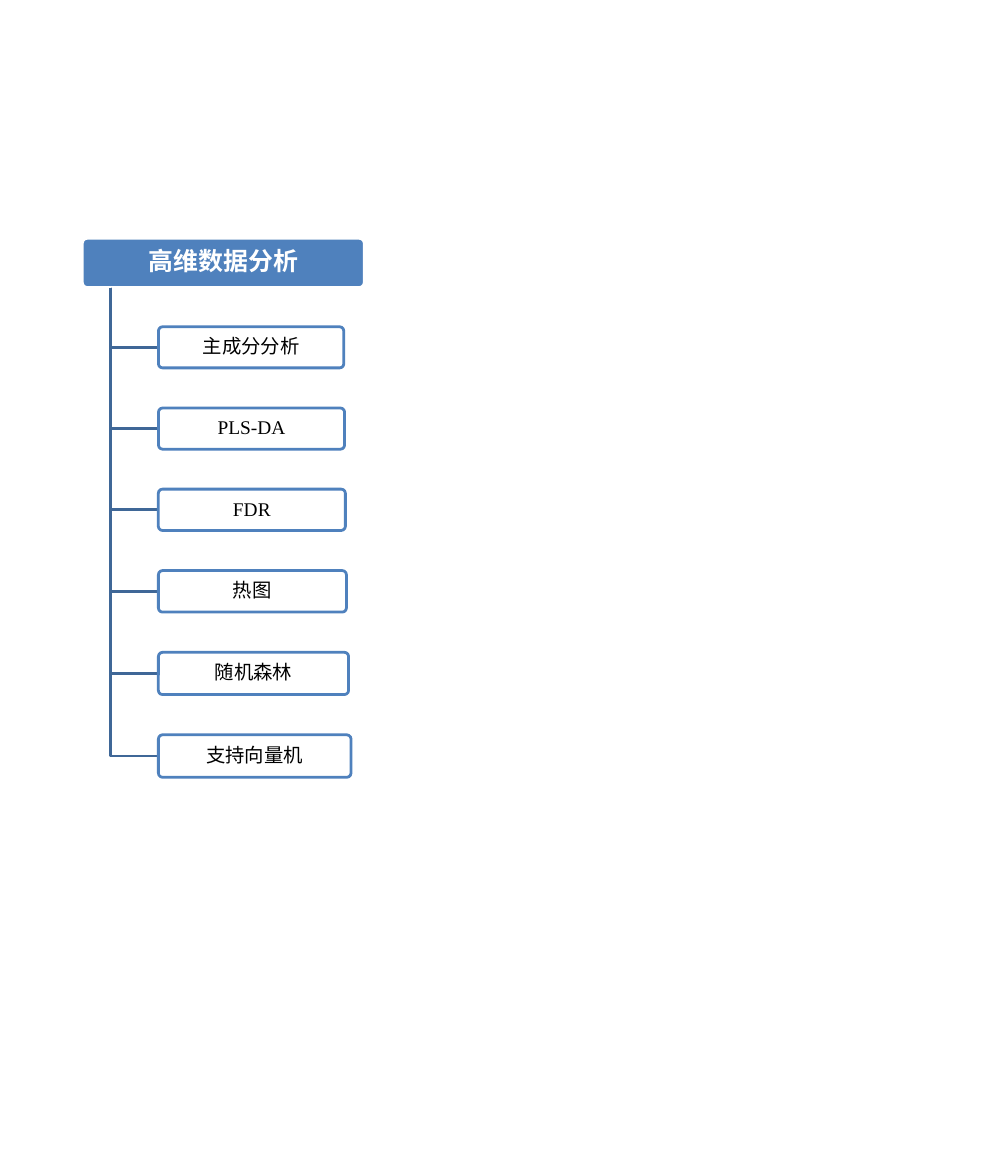
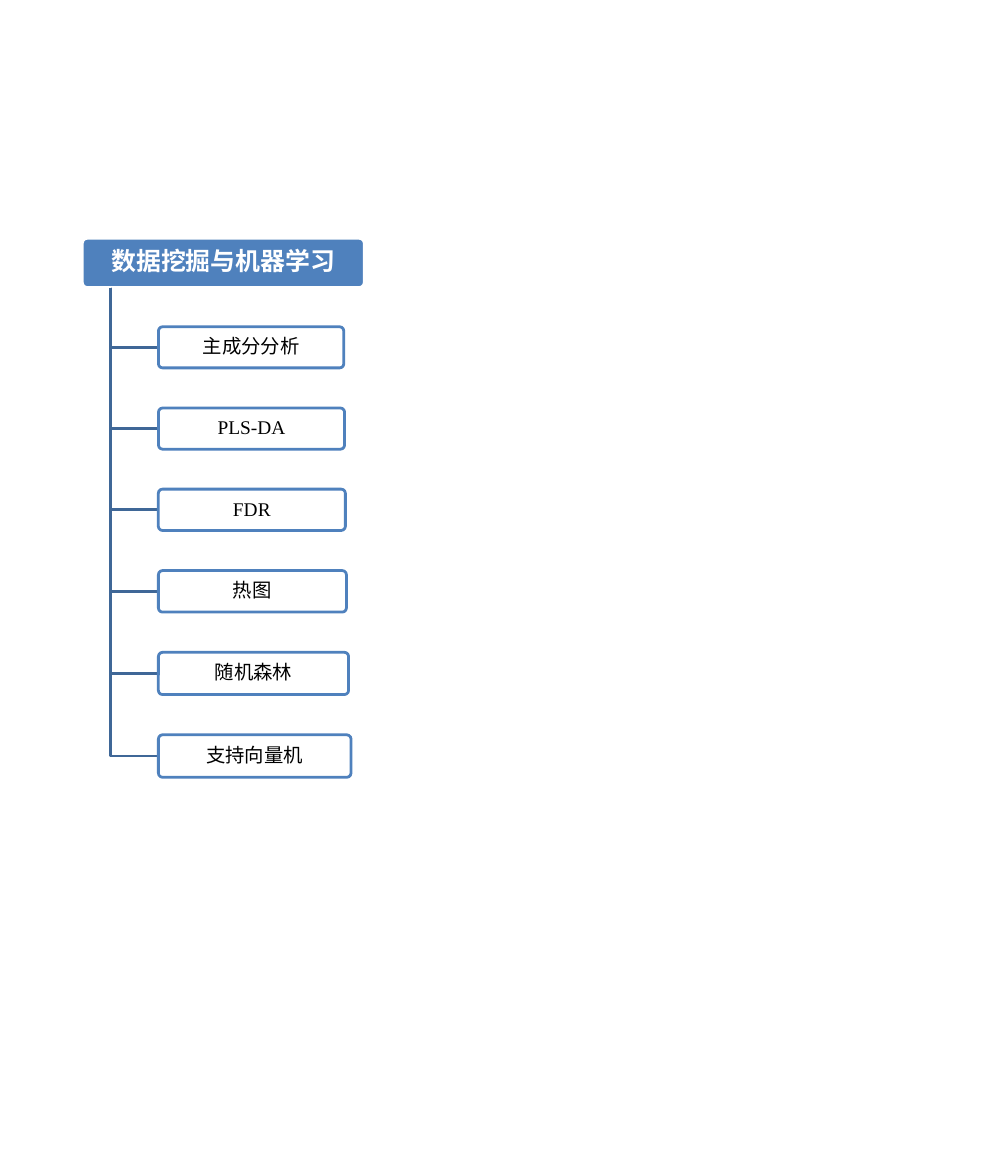
Before and after one commit to YanqiangLu1/luyanqiang3, a slide deck: slide 3 of image/基础统计分析和高维图片.pptx. Drawn at 996x1176 pixels with LibreOffice and Linux fonts; fonts in the diff are those of the drawing. Boxes give left, top, right and bottom in pixels: in the first picture for what was removed or moved away, otherwise in the second. Text is boxed around its words. In the diff, an @@ line names an element or a change of style, - is before the commit and + after.

```diff
--- a/image/基础统计分析和高维图片.pptx
+++ b/image/基础统计分析和高维图片.pptx
@@ text at (111, 248, 335, 272): text changed @@
-高维数据分析
+数据挖掘与机器学习
```
Also in this commit, not shown: 1 other file.
